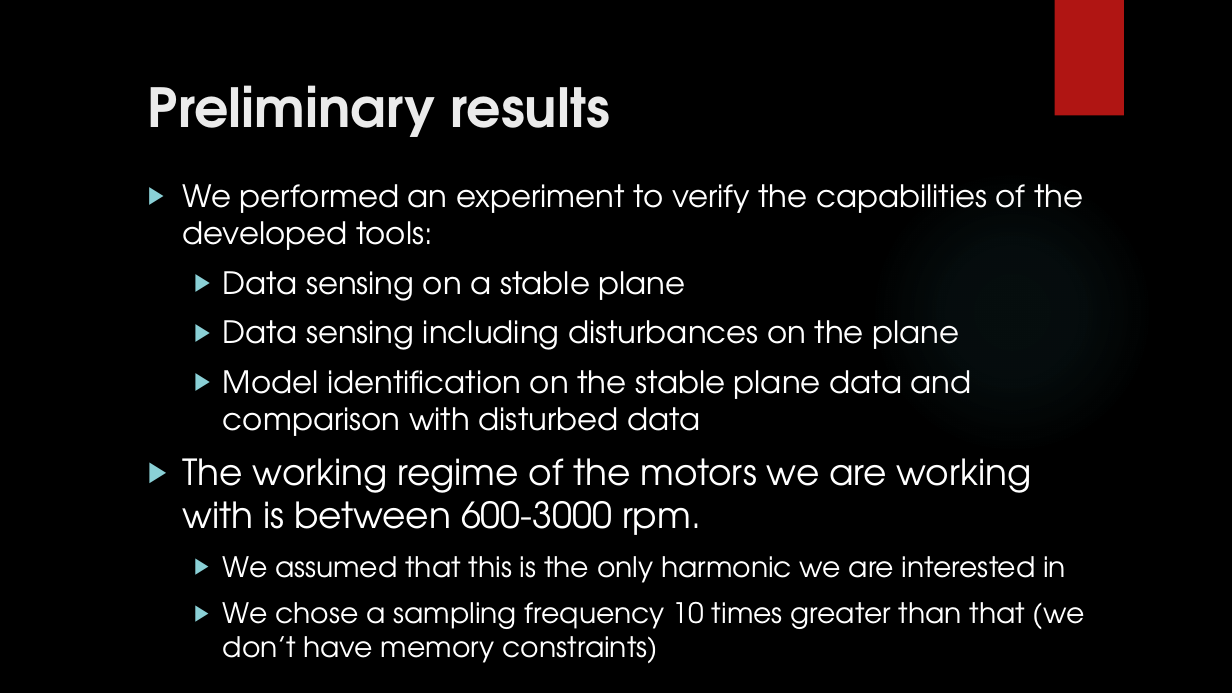
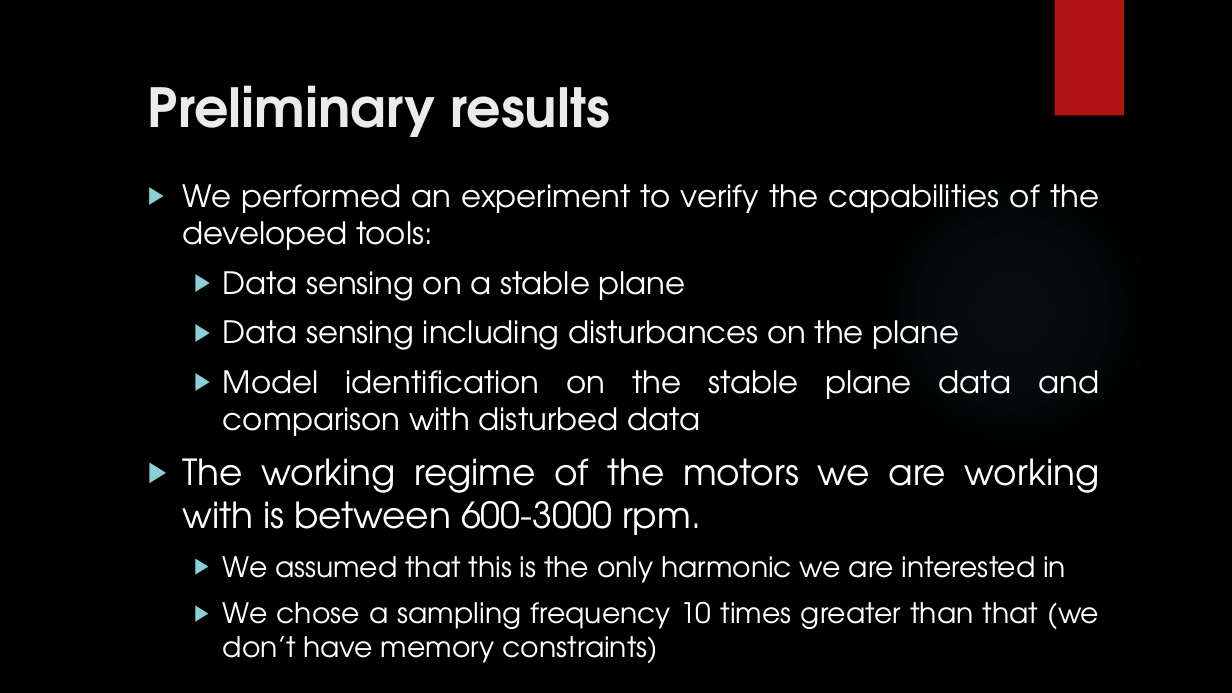
Before and after one commit to urzino/FanMonitoringBlueCoin, a slide deck: slide 11 of Pervasive_presentation_Milestone1_group8_lele.pptx. Drawn at 1232x693 pixels with LibreOffice and Linux fonts; fonts in the diff are those of the drawing; background and template pictures are left out. Boxes give left, top, right and bottom in pixels: in the first picture for what was removed or moved away, otherwise in the second. Text is boxed around its words. In the diff, an @@ line names an element or a change of style, - is before the commit and + after.

```diff
--- a/Pervasive_presentation_Milestone1_group8_lele.pptx
+++ b/Pervasive_presentation_Milestone1_group8_lele.pptx
@@ text "We performed an experiment to ..." at bbox=[183, 184, 1100, 663]: alignment left to justified @@
```
Also in this commit, not shown: 6 other slides changed, 1 other file.
